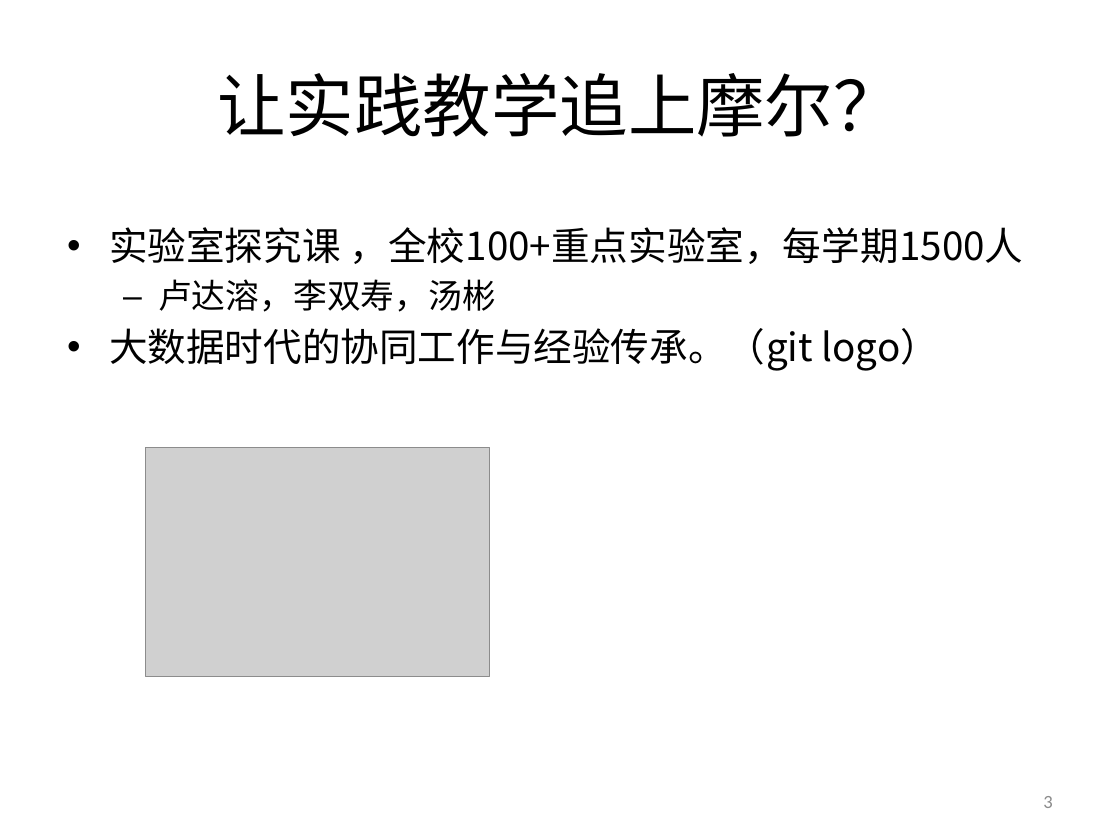
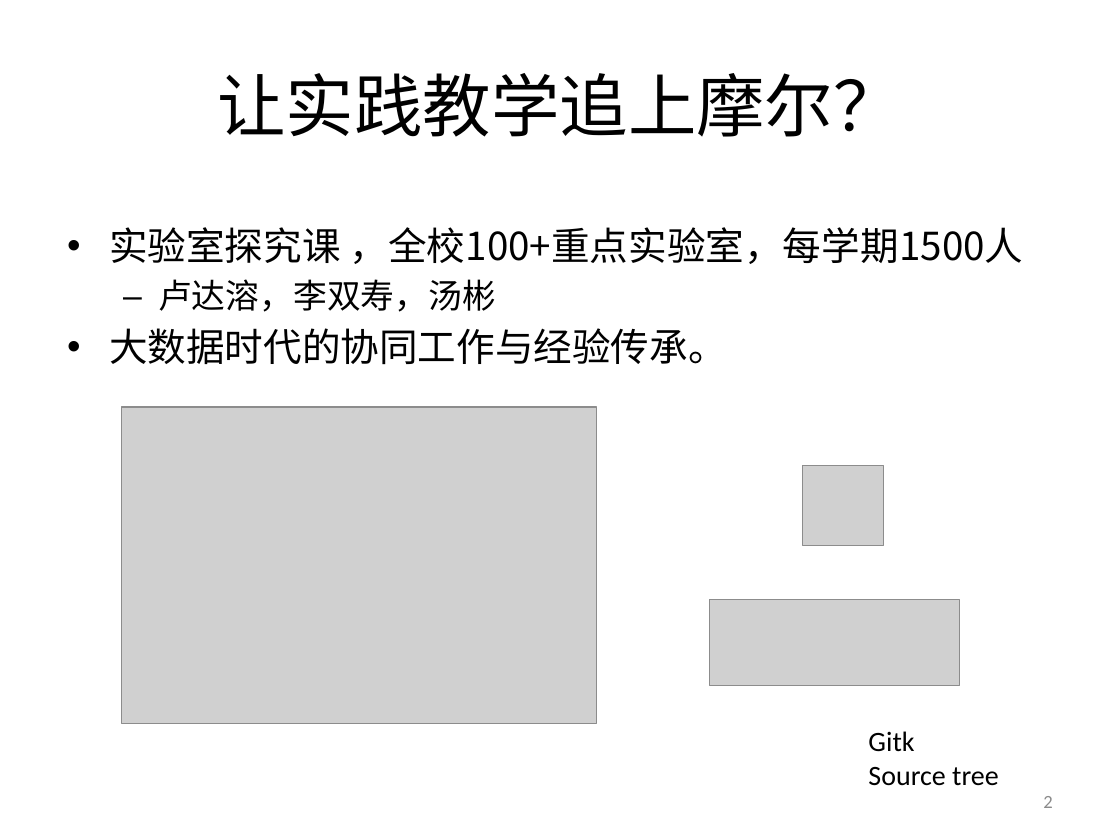
Before and after one commit to woodyme/2014JanXLP, a slide deck: slide 2 of 课程方案/XLP_WorkFLow_CHN.pptx (slide 3 before the commit). Drawn at 1120x840 pixels with LibreOffice and Linux fonts; fonts in the diff are those of the drawing; grey boxes stand for pictures; background and template pictures are left out. Boxes give left, top, right and bottom in pixels: in the first picture for what was removed or moved away, otherwise in the second. Text is boxed around its words. In the diff, an @@ line names an element or a change of style, - is before the commit and + after.

```diff
--- a/课程方案/XLP_WorkFLow_CHN.pptx
+++ b/课程方案/XLP_WorkFLow_CHN.pptx
@@ text at (x1=109, y1=328, x2=726, y2=365): text changed @@
-• 大数据时代的协同工作与经验传承。（git logo）
+• 大数据时代的协同工作与经验传承。
@@ picture resized from (x1=146, y1=447, x2=489, y2=675) to (x1=122, y1=407, x2=597, y2=722) @@
@@ picture added at (x1=803, y1=465, x2=884, y2=545) @@
@@ picture added at (x1=709, y1=599, x2=959, y2=685) @@
@@ text added at (x1=868, y1=731, x2=999, y2=786), 18 pt, text #000000 @@
+Gitk
+Source tree
@@ page number at (x1=1043, y1=796, x2=1052, y2=808): text changed @@
-3
+2
```
Also in this commit, not shown: 10 other slides changed, 1 slide removed.
